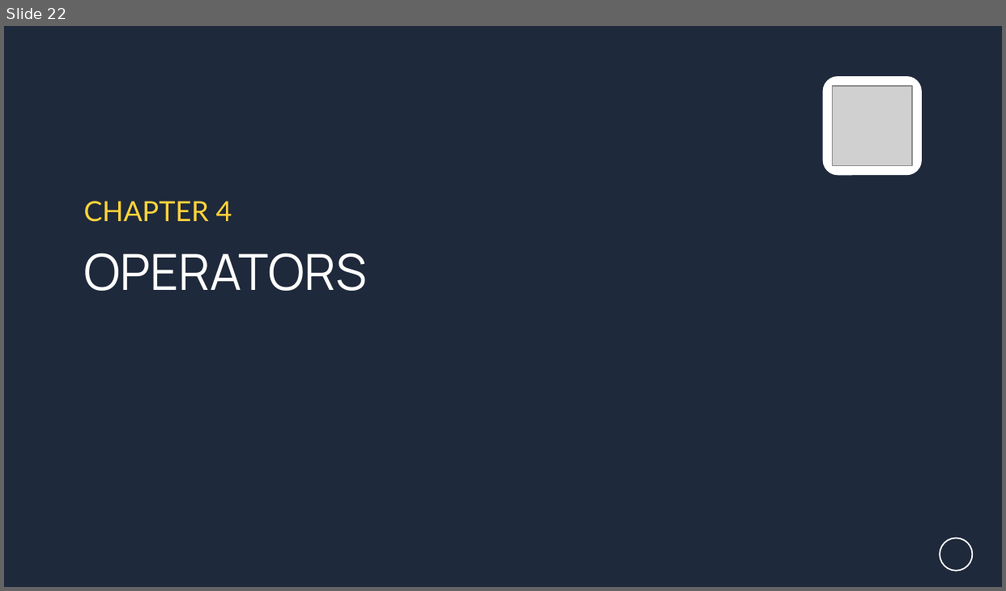
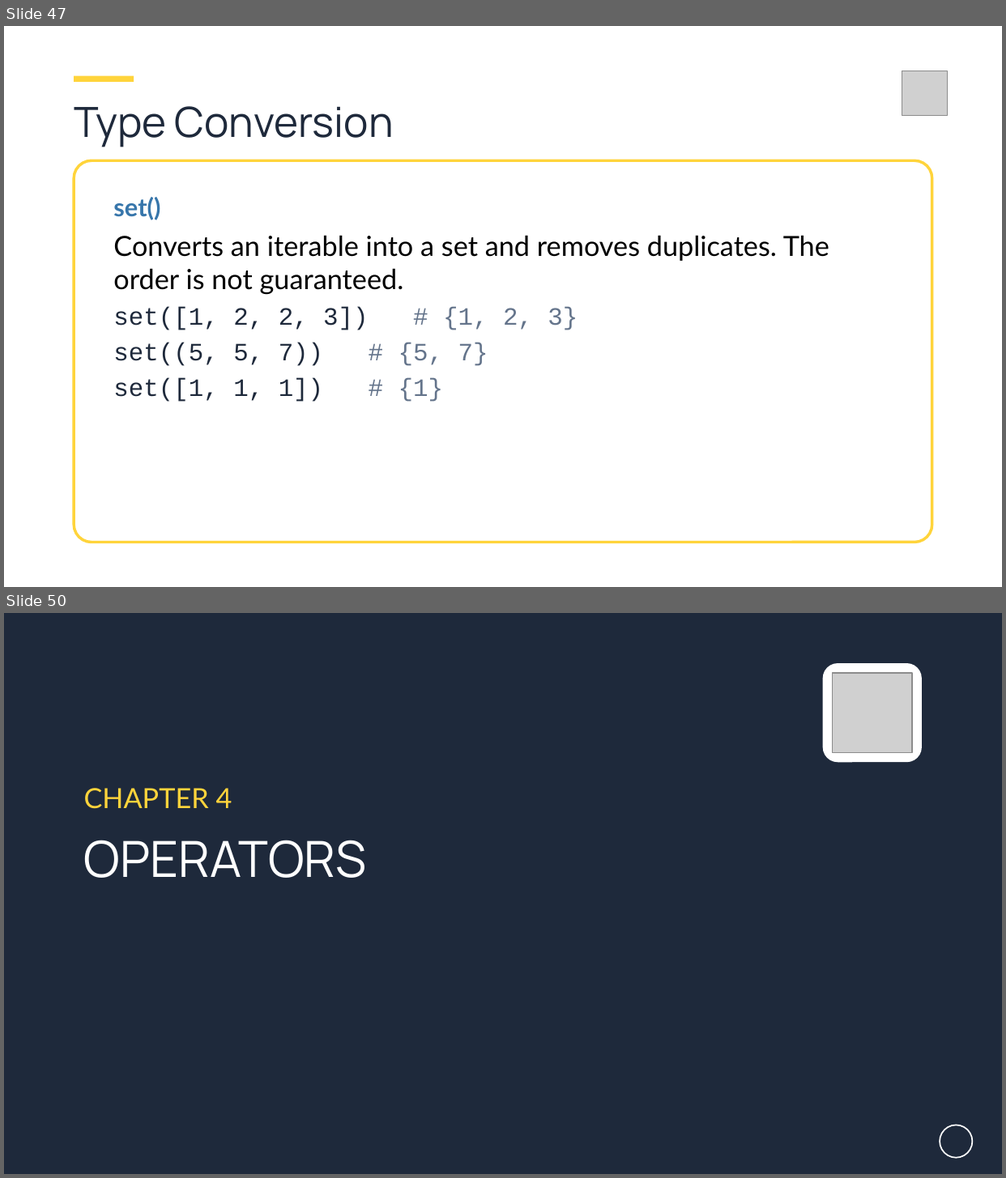
Before and after one commit to aamir-naseem88/Learn-Python, a slide deck: Python_Course.pptx. Shown one above the other, each under a label of ours: slide 22 before the commit, slides 47 and 50 after it; the slides between them are not shown. The pictures are 1006x591 and 1006x1178 pixels, drawn with LibreOffice and Linux fonts; fonts in the diff are those of the drawing; grey boxes stand for pictures; background and template pictures are left out. Boxes give left, top, right and bottom in pixels: in the first picture for what was removed or moved away, otherwise in the second. Text is boxed around its words. In the diff, an @@ line names an element or a change of style, - is before the commit and + after.

```diff
--- a/Python_Course.pptx
+++ b/Python_Course.pptx
@@ slide 47 added at box(4, 26, 1002, 587), background #FFFFFF; not listed: 1 template element that a slide beside it also shows @@
@@ picture added at box(902, 71, 947, 116) @@
@@ rectangle added at box(74, 76, 134, 82), fill #FFD43B @@
@@ text added at box(74, 106, 394, 148), 30 pt, text #1E293B @@
+Type Conversion
@@ rounded rectangle added at box(74, 160, 932, 543), fill #FFFFFF, outline #FFD43B 2 pt @@
@@ text added at box(113, 197, 160, 220), 18 pt, text #3776AB, bold @@
+set()
@@ text added at box(113, 235, 829, 402), 20 pt, text #000000 @@
+Converts an iterable into a set and removes duplicates. The order is not guaranteed.
+set([1, 2, 2, 3]) # {1, 2, 3}
+set((5, 5, 7)) # {5, 7}
+set([1, 1, 1]) # {1}
@@ what was slide 22 is now slide 50 @@
```
Also in this commit, not shown: 161 other slides added, 2 other files.
